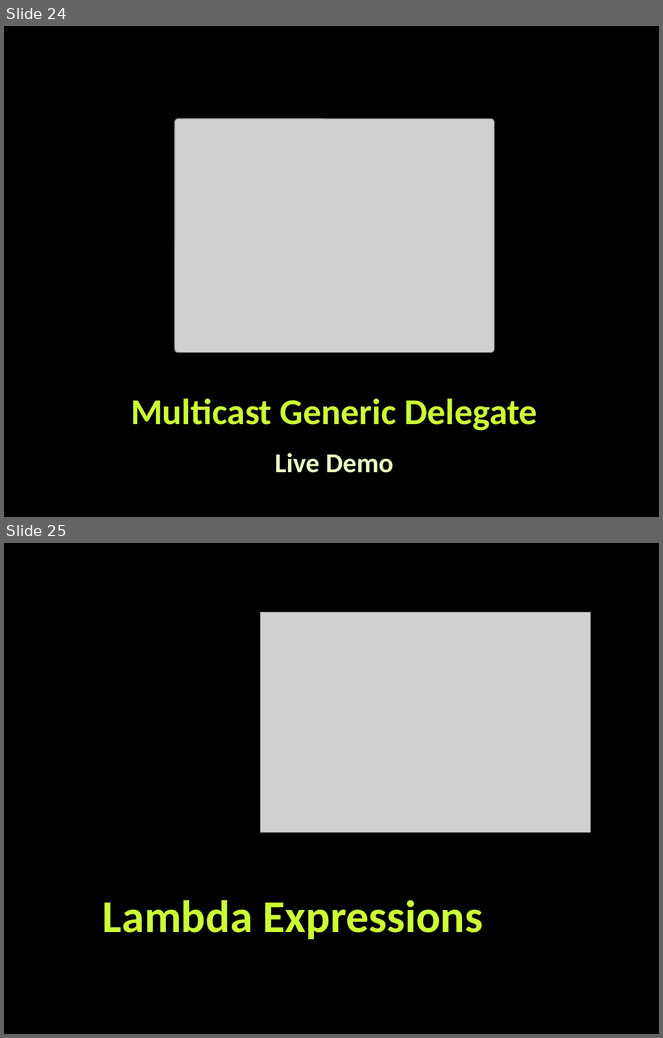
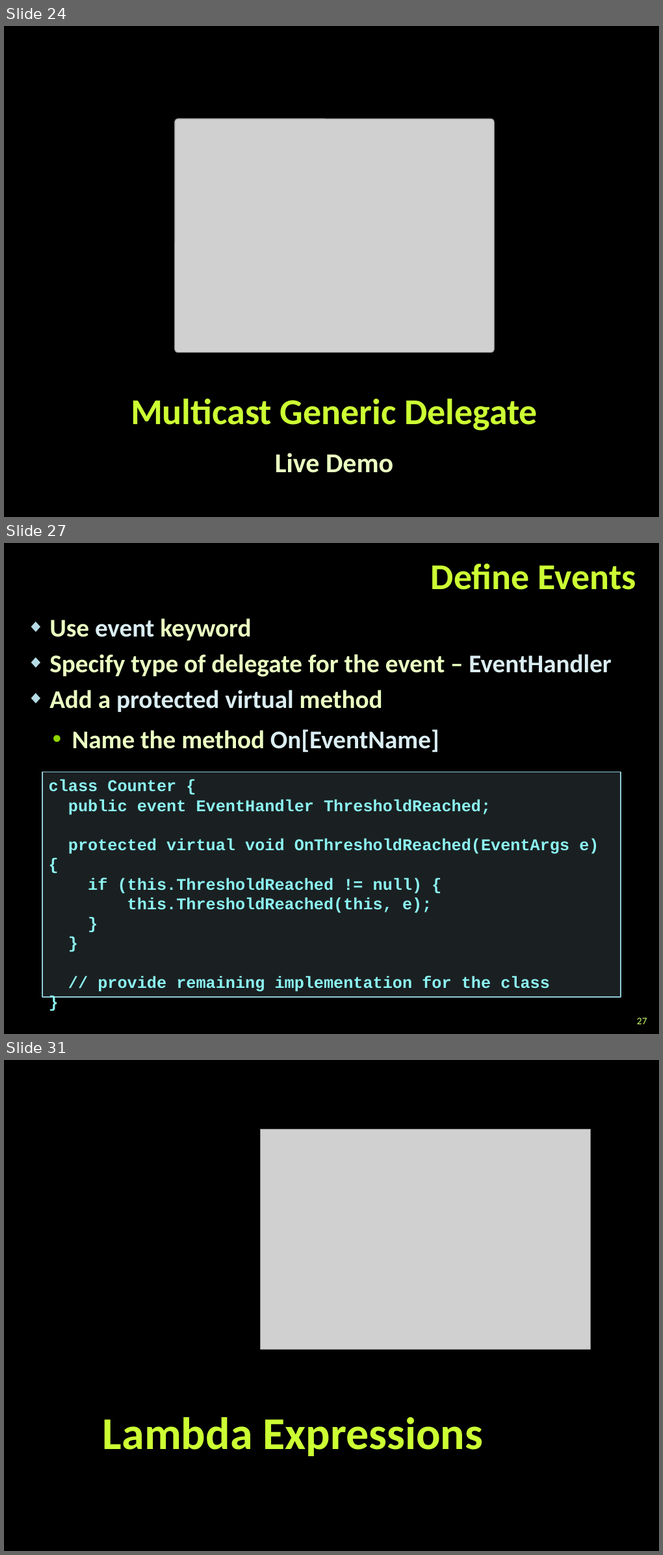
Before and after one commit to tddold/Telerik-Academy, a slide deck: Programming with C#/3. C# OOP/Presentations/Extension-Methods-Delegates-Lambda-LINQ.pptx. Shown one above the other, each under a label of ours: slides 24 and 25 before the commit, slides 24, 27 and 31 after it; the slides between them are not shown. The pictures are 663x1038 and 663x1555 pixels, drawn with LibreOffice and Linux fonts; fonts in the diff are those of the drawing; grey boxes stand for pictures; background and template pictures are left out. Boxes give left, top, right and bottom in pixels: in the first picture for what was removed or moved away, otherwise in the second. Text is boxed around its words. In the diff, an @@ line names an element or a change of style, - is before the commit and + after.

```diff
--- a/Programming with C#/3. C# OOP/Presentations/Extension-Methods-Delegates-Lambda-LINQ.pptx
+++ b/Programming with C#/3. C# OOP/Presentations/Extension-Methods-Delegates-Lambda-LINQ.pptx
@@ slide 27 added at bbox=[4, 543, 659, 1034], background picture (left out) @@
@@ title added at bbox=[431, 563, 636, 590], 40 pt, text #CCFF33, bold @@
+Define Events
@@ text added at bbox=[50, 618, 611, 752], 28 pt, text #EBFFC2, bold @@
+◆ Use event keyword
+◆ Specify type of delegate for the event – EventHandler
+◆ Add a protected virtual method
+  • Name the method On[EventName]
@@ text added at bbox=[42, 772, 621, 997], fill #B5DBE5 at 15% opacity, outline #90CAD7 1 pt, 18 pt, text #8CF4F2, bold @@
+class Counter {
+public event EventHandler ThresholdReached;
+protected virtual void OnThresholdReached(EventArgs e) {
+if (this.ThresholdReached != null) {
+this.ThresholdReached(this, e);
+}
+}
+// provide remaining implementation for the class
+}
@@ page number added at bbox=[637, 1018, 648, 1025], 11 pt, text #CCFF66 @@
+27
@@ what was slide 25 is now slide 31 @@
```
Also in this commit, not shown: 13 slides changed, 5 other slides added, 6 slides removed, 12 other files.
